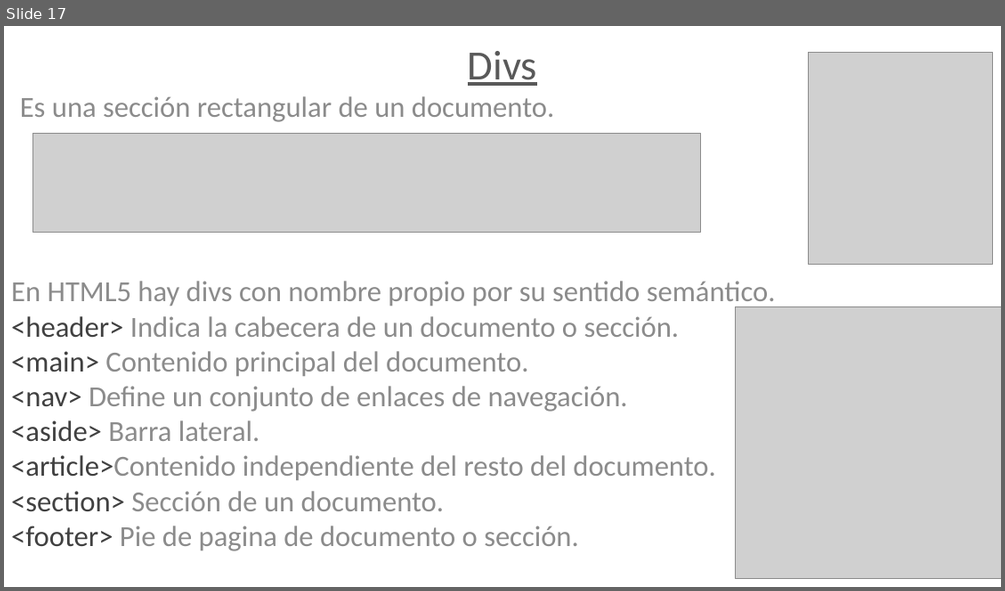
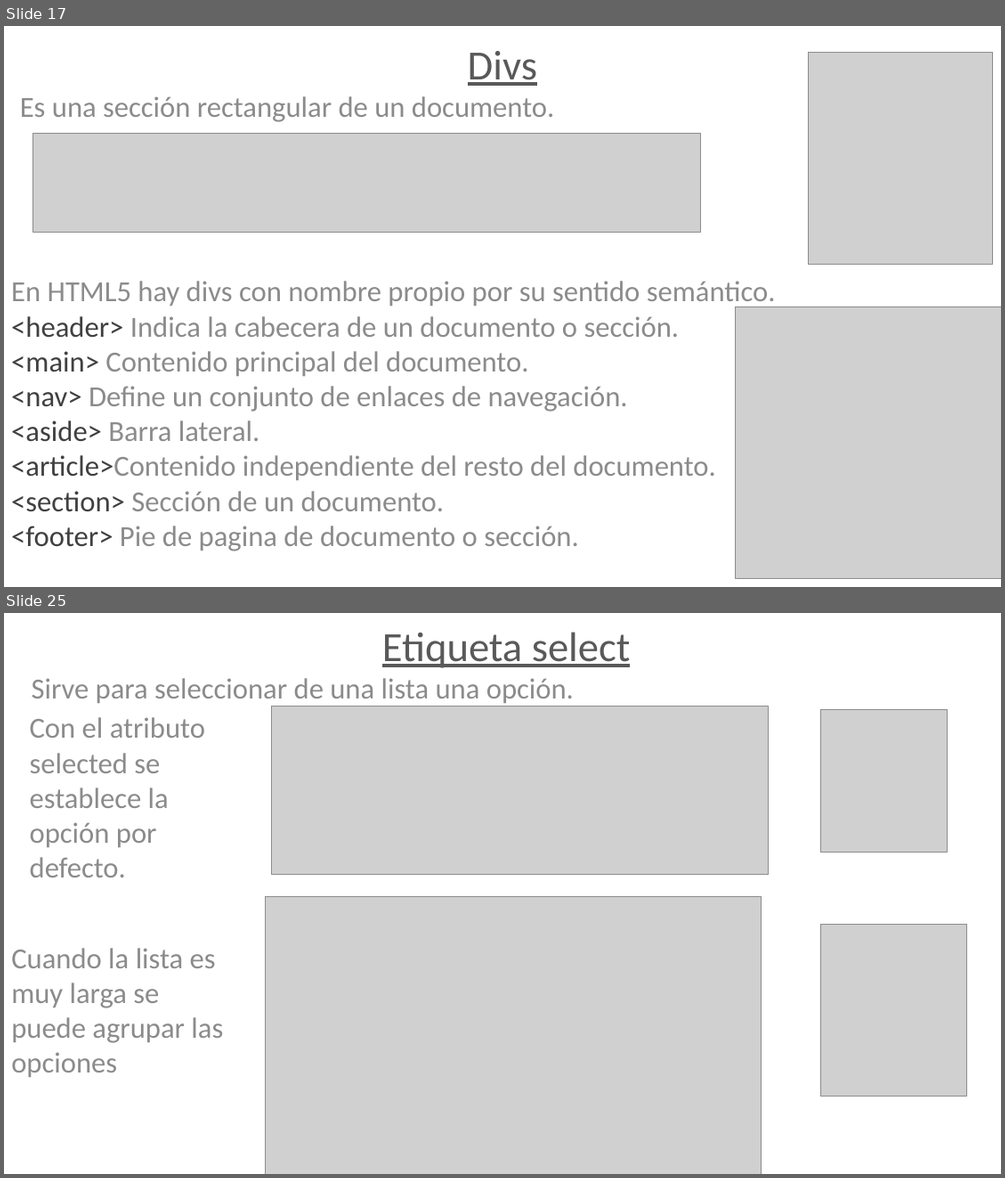
Before and after one commit to juanjomac/ApunteHtml, a slide deck: Presentación1.pptx. Shown one above the other, each under a label of ours: slide 17 before the commit, slides 17 and 25 after it; the slides between them are not shown. The pictures are 1005x591 and 1005x1178 pixels, drawn with LibreOffice and Linux fonts; fonts in the diff are those of the drawing; grey boxes stand for pictures. Boxes give left, top, right and bottom in pixels: in the first picture for what was removed or moved away, otherwise in the second. Text is boxed around its words. In the diff, an @@ line names an element or a change of style, - is before the commit and + after.

```diff
--- a/Presentación1.pptx
+++ b/Presentación1.pptx
@@ slide 25 added at (x1=4, y1=613, x2=1001, y2=1174), background #FFFFFF @@
@@ text added at (x1=32, y1=632, x2=631, y2=703), 28 pt, text #8C8C8C @@
+Etiqueta select
+Sirve para seleccionar de una lista una opción.
@@ text added at (x1=30, y1=717, x2=205, y2=877), 28 pt, text #8C8C8C @@
+Con el atributo selected se establece la opción por defecto.
@@ picture added at (x1=272, y1=706, x2=769, y2=874) @@
@@ picture added at (x1=821, y1=709, x2=947, y2=852) @@
@@ picture added at (x1=265, y1=896, x2=761, y2=1174) @@
@@ picture added at (x1=821, y1=925, x2=967, y2=1096) @@
@@ text added at (x1=11, y1=948, x2=223, y2=1077), 28 pt, text #8C8C8C @@
+Cuando la lista es muy larga se puede agrupar las opciones
```
Also in this commit, not shown: 13 other slides added.
